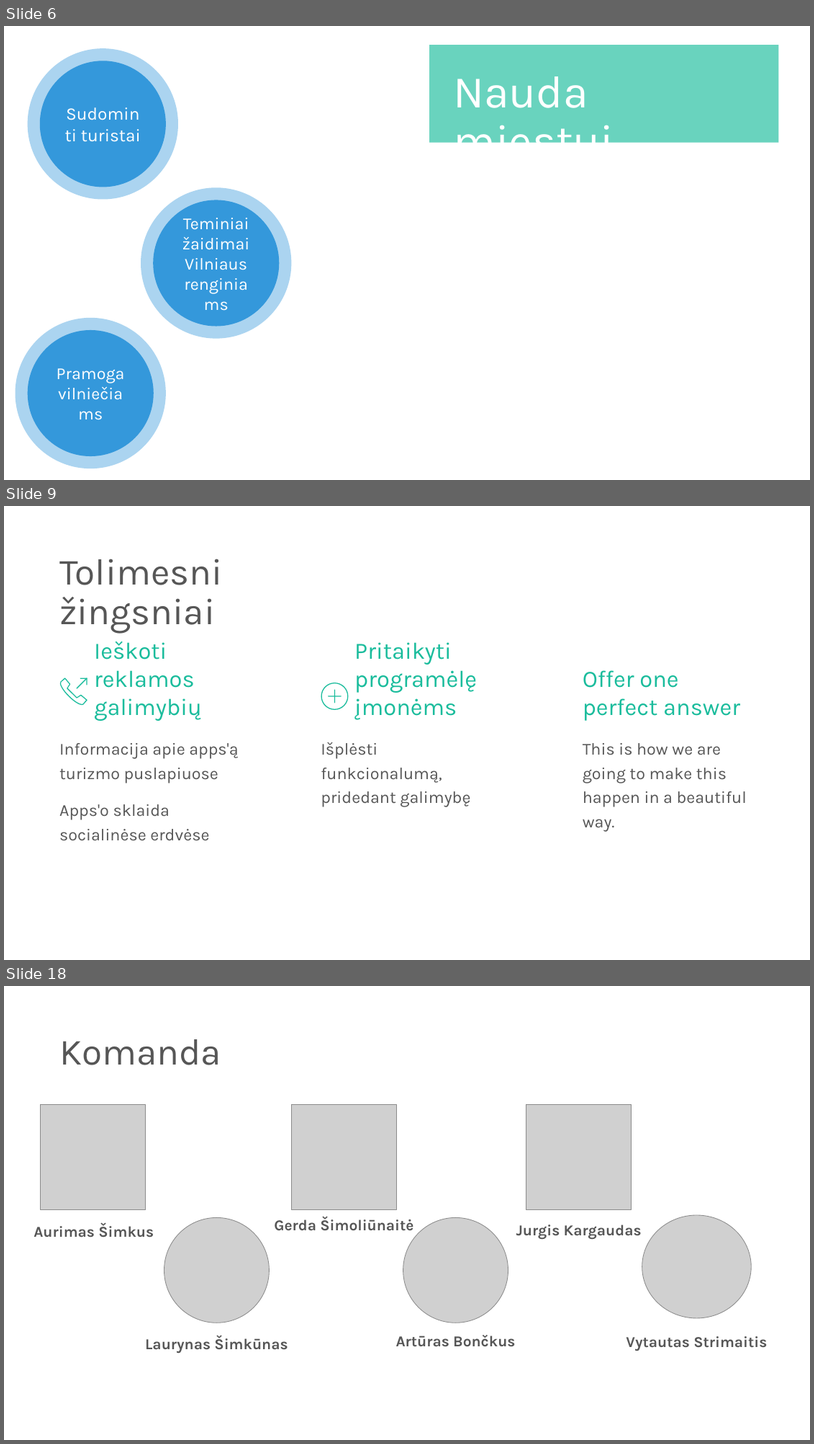
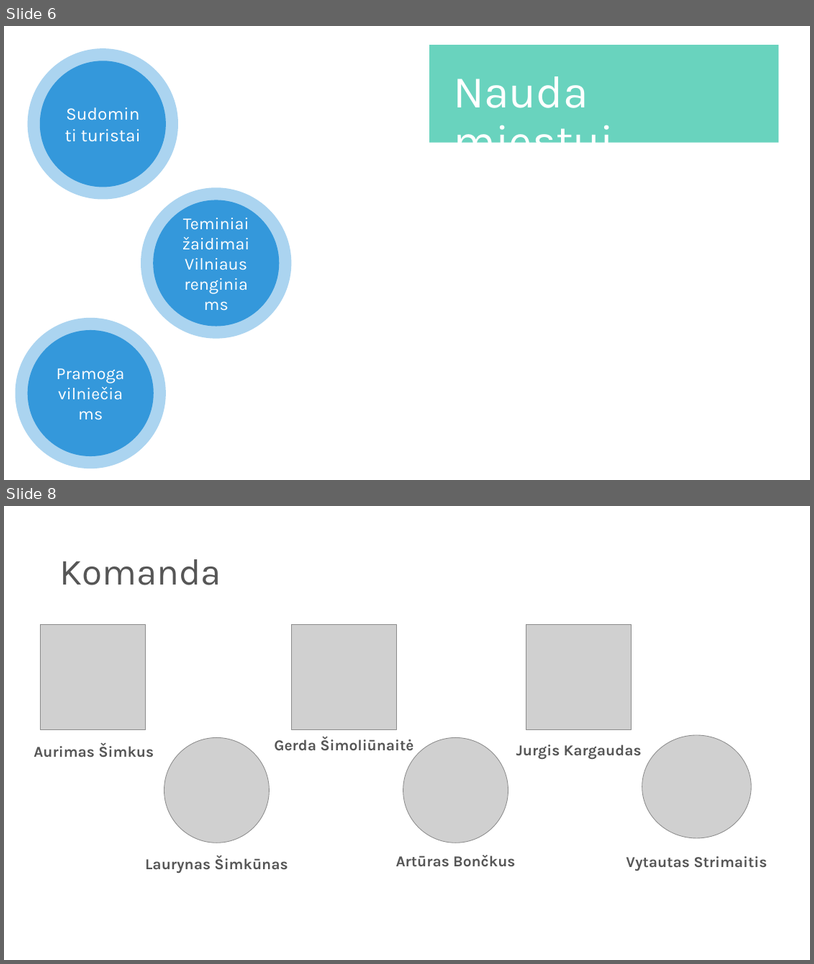
Before and after one commit to superhp/hack4vilnius2019, a slide deck: Hack4Vilnius2019.pptx. Shown one above the other, each under a label of ours: slides 6, 9 and 18 before the commit, slides 6 and 8 after it; the slides between them are not shown. The pictures are 814x1444 and 814x964 pixels, drawn with LibreOffice and Linux fonts; fonts in the diff are those of the drawing; grey boxes stand for pictures; background and template pictures are left out. Boxes give left, top, right and bottom in pixels: in the first picture for what was removed or moved away, otherwise in the second. Text is boxed around its words. In the diff, an @@ line names an element or a change of style, - is before the commit and + after.

```diff
--- a/Hack4Vilnius2019.pptx
+++ b/Hack4Vilnius2019.pptx
@@ slide 9 removed at [4, 506, 810, 960], background #FFFFFF @@
@@ text removed at [59, 559, 223, 633] @@
-Tolimesni žingsniai
@@ text removed at [94, 641, 202, 721] @@
-Ieškoti reklamos galimybių
@@ text removed at [355, 642, 477, 720] @@
-Pritaikyti programėlę įmonėms
@@ freeform shape removed at [59, 678, 88, 705] @@
@@ freeform shape removed at [77, 678, 88, 689] @@
@@ freeform shape removed at [80, 678, 88, 685] @@
@@ text removed at [583, 670, 741, 721] @@
-Offer one
-perfect answer
@@ freeform shape removed at [321, 682, 348, 710] @@
@@ freeform shape removed at [328, 695, 342, 696] @@
@@ freeform shape removed at [334, 690, 335, 703] @@
@@ text removed at [59, 743, 238, 782] @@
-Informacija apie apps'ą turizmo puslapiuose
@@ text removed at [321, 742, 471, 807] @@
-Išplėsti funkcionalumą, pridedant galimybę
@@ text removed at [583, 743, 747, 831] @@
-This is how we are going to make this happen in a beautiful way.
@@ text removed at [59, 804, 209, 841] @@
-Apps'o sklaida socialinėse erdvėse
@@ what was slide 18 is now slide 8 @@
```
Also in this commit, not shown: 4 slides changed, 2 slides added, 26 other slides removed.
